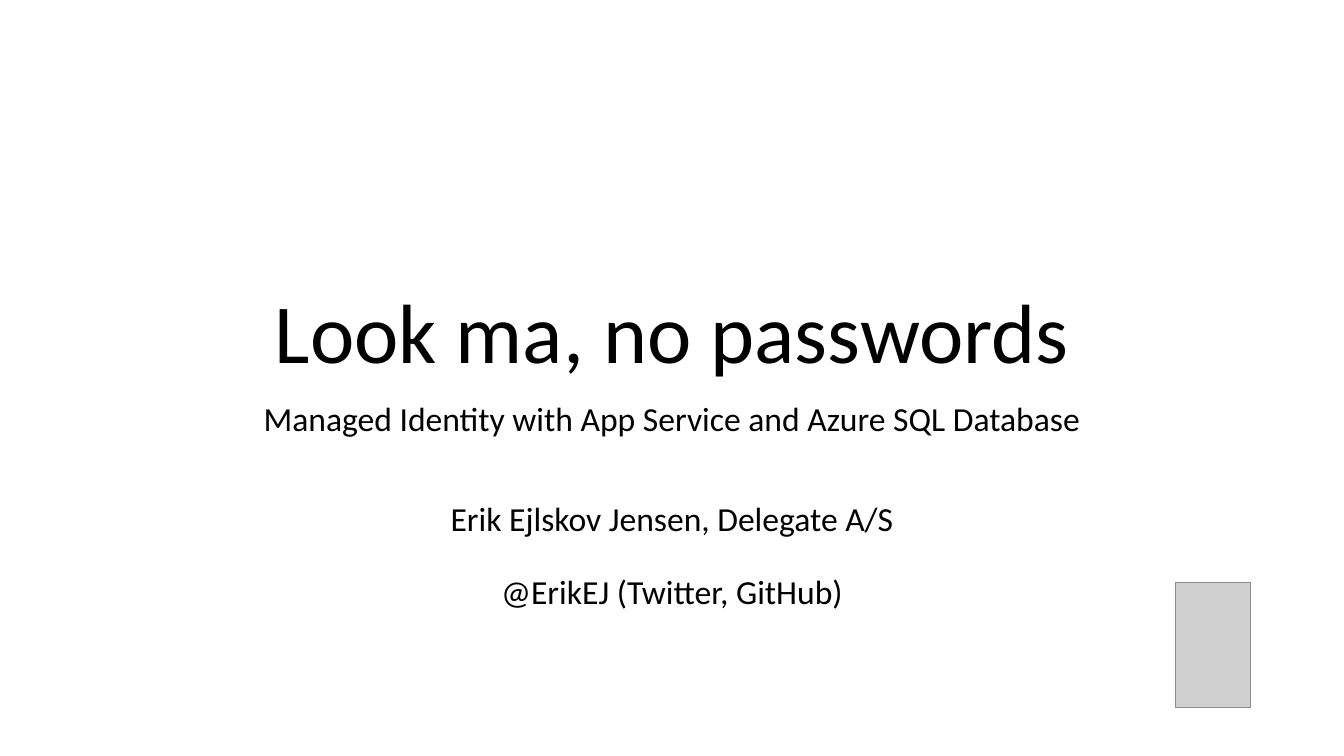
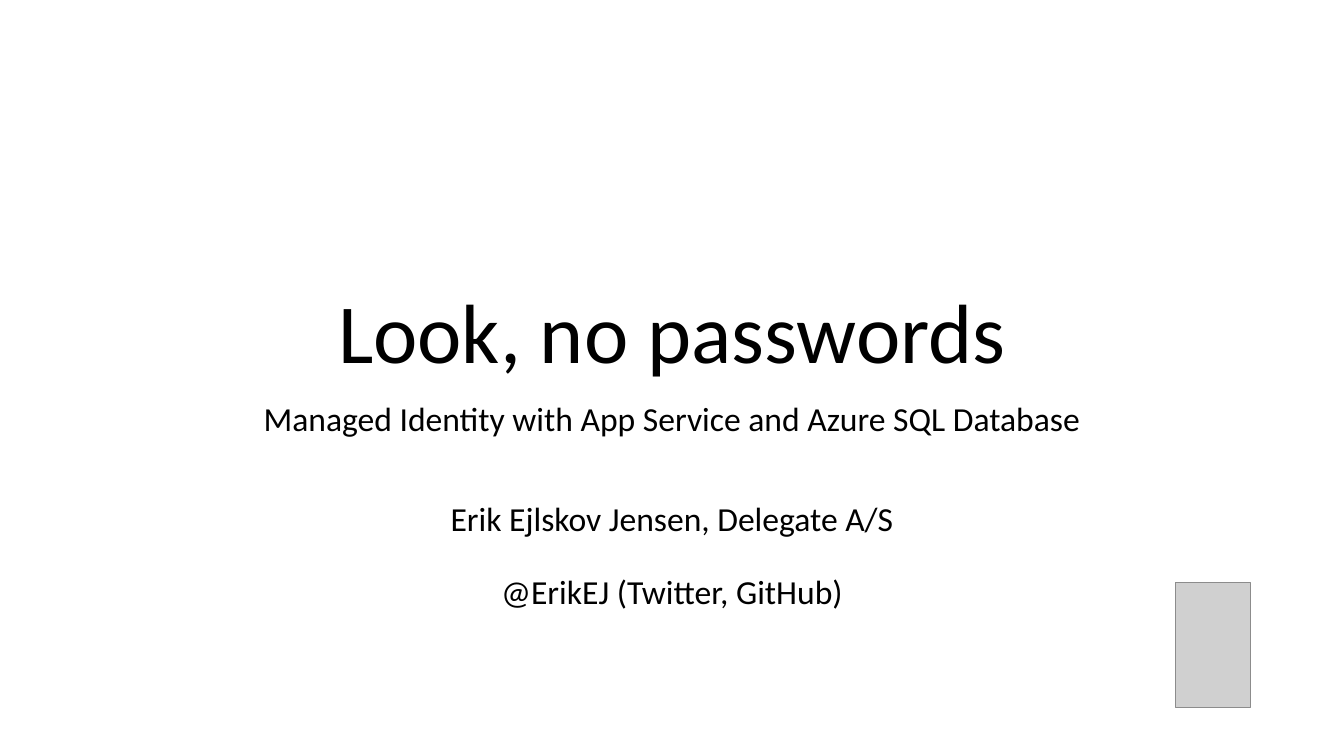
Before and after one commit to ErikEJ/CloudBurstDemo, a slide deck: slide 1 of ManagedIdentity.pptx. Drawn at 1344x756 pixels with LibreOffice and Linux fonts; fonts in the diff are those of the drawing; grey boxes stand for pictures. Boxes give left, top, right and bottom in pixels: in the first picture for what was removed or moved away, otherwise in the second. Text is boxed around its words. In the diff, an @@ line names an element or a change of style, - is before the commit and + after.

```diff
--- a/ManagedIdentity.pptx
+++ b/ManagedIdentity.pptx
@@ title at (338, 304, 1005, 377): text changed @@
-Look ma, no passwords
+Look, no passwords
```
Also in this commit, not shown: 1 other slide changed, 3 other files.
